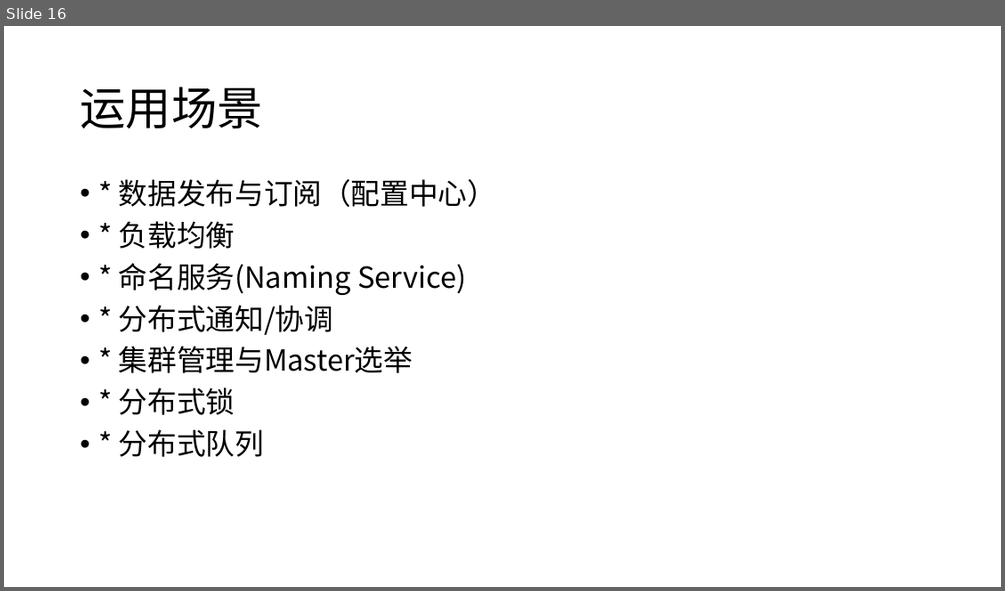
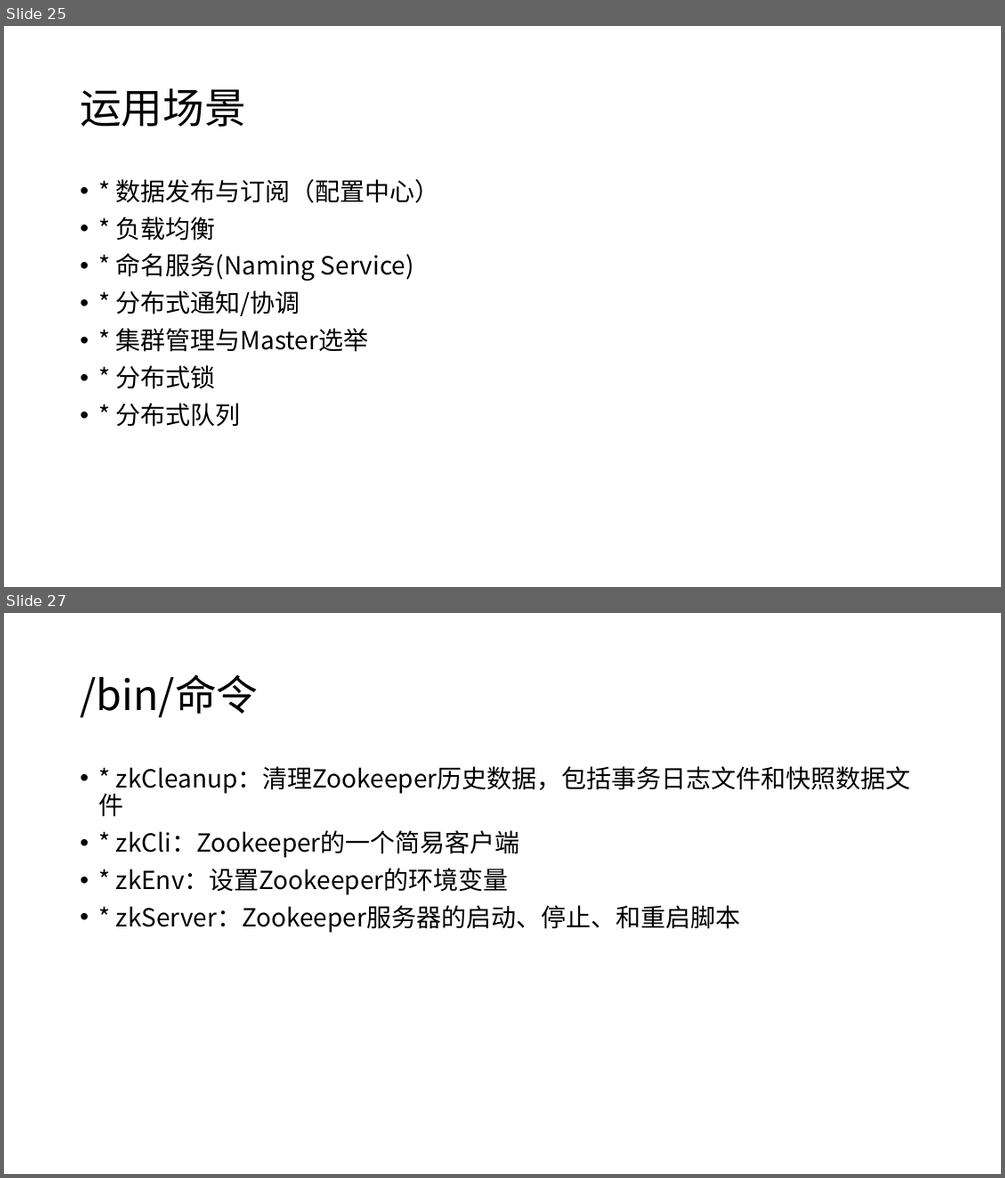
Before and after one commit to moxingwang/zookeeper, a slide deck: zookeeper.pptx. Shown one above the other, each under a label of ours: slide 16 before the commit, slides 25 and 27 after it; the slides between them are not shown. The pictures are 1005x591 and 1005x1178 pixels, drawn with LibreOffice and Linux fonts; fonts in the diff are those of the drawing. Boxes give left, top, right and bottom in pixels: in the first picture for what was removed or moved away, otherwise in the second. Text is boxed around its words. In the diff, an @@ line names an element or a change of style, - is before the commit and + after.

```diff
--- a/zookeeper.pptx
+++ b/zookeeper.pptx
@@ slide 27 added at box(4, 613, 1001, 1174), background #FFFFFF @@
@@ title added at box(80, 674, 258, 718), 40 pt, text #000000 @@
+/bin/命令
@@ text added at box(98, 766, 911, 933), 24 pt, text #000000 @@
+• * zkCleanup：清理Zookeeper历史数据，包括事务日志文件和快照数据文件
+• * zkCli：Zookeeper的一个简易客户端
+• * zkEnv：设置Zookeeper的环境变量
+• * zkServer：Zookeeper服务器的启动、停止、和重启脚本
@@ what was slide 16 is now slide 25 @@
@@ slide 25 changed as well @@
@@ title "运用场景" at box(80, 88, 245, 127): size 44 to 40 pt @@
@@ text "* 数据发布与订阅（配置中心）" at box(116, 179, 440, 426): size 28 to 24 pt @@
```
Also in this commit, not shown: 21 other slides changed, 28 other slides added, 2 slides removed, 1 other file.
